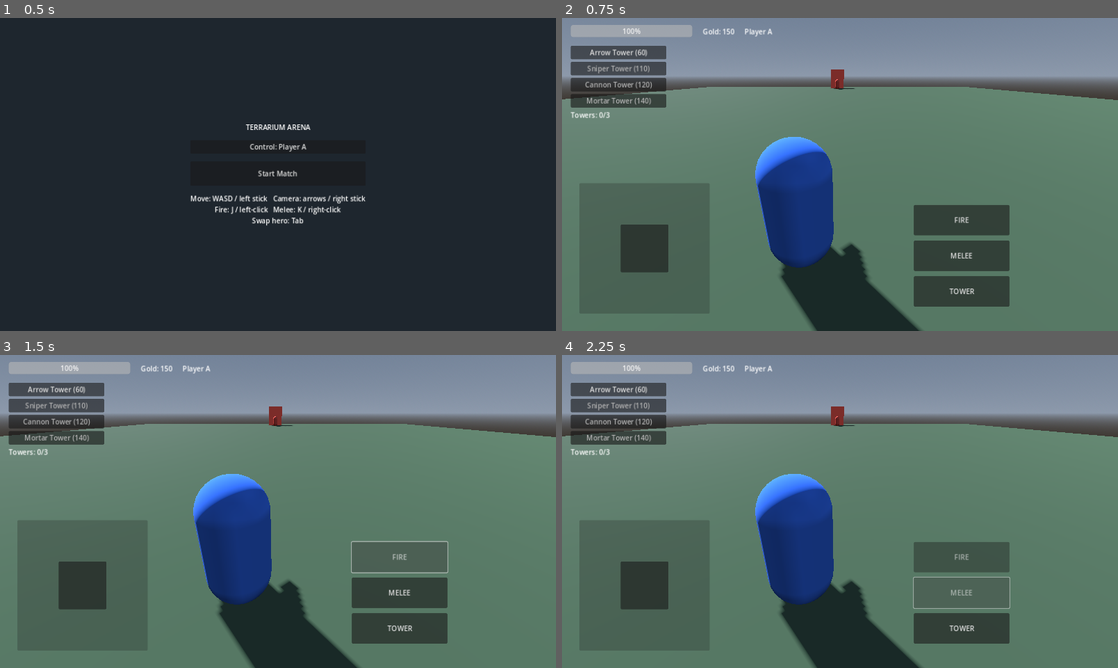
Above: before the commit, frames 1-4 (two rows, left to right).
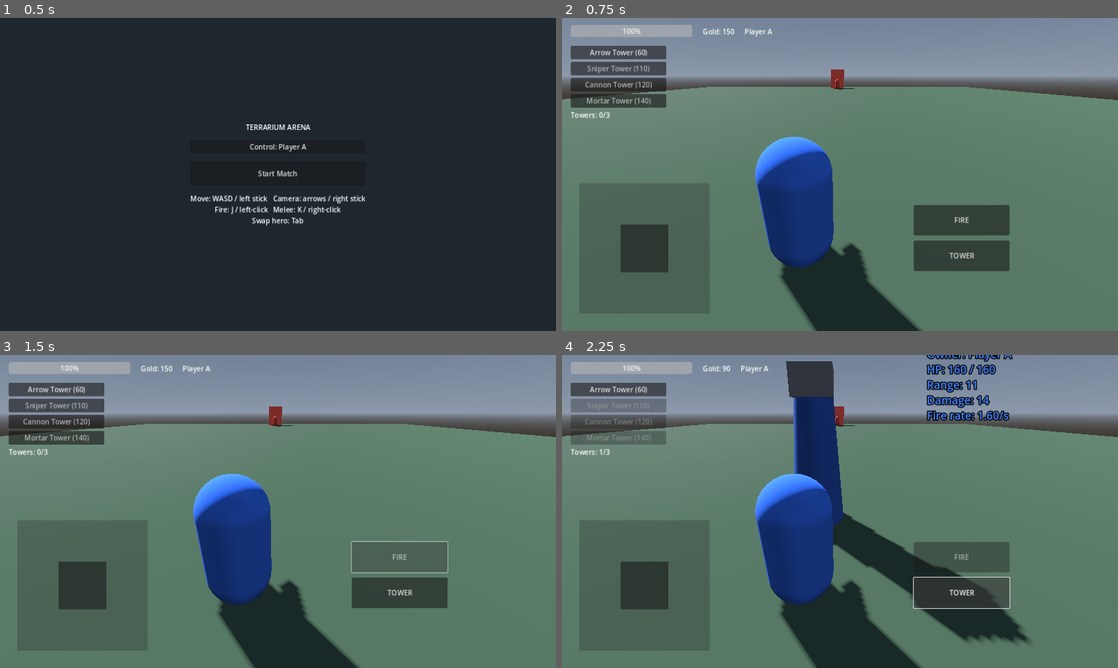
Above: after the commit, the same moments.

Repository: KevinFrazier/TerrariumGame
Game: Godot game, scene res://scenes/ui/lobby.tscn
Same seed, same stepped clock (60 frames per second), same inputs: the game is played once before the commit and once after it.
Inputs (mouse positions are in pixels of both pictures, inside the frame that each line leads up to):
- Up to frame 1 (0.5 s): no input
- Up to frame 2 (0.75 s): click "Start Match" at 0.5 s
- Up to frame 3 (1.5 s): click "FIRE" at 1.25 s
- Up to frame 4 (2.25 s): click (962, 592) at 2 s, where only the run before the commit has a clickable "MELEE"

Frame 1 is identical in both runs. In frame 2, 1.7% of the frame differs, in the area x 63-81%, y 74-93%; in frame 3, 1.7%; in frame 4, 12%, in the area x 1-85%, y 0-93%.

Commit message:
Auto-melee in range; fire and tower throw trigger on release
- Melee now swings automatically whenever an enemy is within range, so it needs
  no button. The melee area became an omnidirectional sphere around the hero
  (was a forward-facing box) and the MELEE button is removed from the HUD.
- The projectile fires on release of the fire button instead of while held.
- The tower throw arms on press (showing the arc) and throws on release, so the
  tower button is a momentary press-and-release instead of a toggle.

https://claude.ai/code/session_01Skn99HhTrFfZzm87aCd6zC

Diff:
--- a/scenes/entities/hero.tscn
+++ b/scenes/entities/hero.tscn
@@ -12,8 +12,8 @@
 radius = 0.5
 height = 2.0
 
-[sub_resource type="BoxShape3D" id="Shape_melee"]
-size = Vector3(1.6, 1.6, 1.8)
+[sub_resource type="SphereShape3D" id="Shape_melee"]
+radius = 2.0
 
 [sub_resource type="SphereShape3D" id="Shape_aggro"]
 radius = 13.0
@@ -49,7 +49,7 @@
 monitorable = false
 
 [node name="CollisionShape3D" type="CollisionShape3D" parent="Body/MeleeArea"]
-transform = Transform3D(1, 0, 0, 0, 1, 0, 0, 0, 1, 0, 1, -1.1)
+transform = Transform3D(1, 0, 0, 0, 1, 0, 0, 0, 1, 0, 1, 0)
 shape = SubResource("Shape_melee")
 
 [node name="CameraPivot" type="Node3D" parent="."]
--- a/scenes/ui/hud.tscn
+++ b/scenes/ui/hud.tscn
@@ -107,15 +107,10 @@
 toggle_mode = false
 text = "FIRE"
 
-[node name="MeleeButton" type="Button" parent="Actions"]
-custom_minimum_size = Vector2(140, 70)
-layout_mode = 2
-text = "MELEE"
-
 [node name="TowerButton" type="Button" parent="Actions"]
 custom_minimum_size = Vector2(140, 70)
 layout_mode = 2
-toggle_mode = true
+toggle_mode = false
 text = "TOWER"
 
 [node name="ResultPanel" type="Panel" parent="."]
--- a/scripts/entities/hero.gd
+++ b/scripts/entities/hero.gd
@@ -148,13 +148,18 @@
 	_facing = -cam_forward
 	_apply_facing(delta)
 
+	# Melee fires itself whenever an enemy steps into range.
+	_auto_melee()
+
 	if controlled:
+		# Hold the tower button to aim the arc, release to throw.
 		if Input.is_action_just_pressed("ability_1"):
-			set_tower_throw_armed(not _throw_armed)
-		if Input.is_action_pressed("fire"):
+			set_tower_throw_armed(true)
+		elif Input.is_action_just_released("ability_1"):
+			release_tower_throw()
+		# Projectile fires on release.
+		if Input.is_action_just_released("fire"):
 			fire()
-		if Input.is_action_just_pressed("melee"):
-			melee()
 
 	if _throw_armed:
 		_update_trajectory()
@@ -186,8 +191,8 @@
 
 # --- abilities (also called by HUD buttons) --------------------------------
 func fire() -> void:
+	# Don't shoot while aiming a tower throw; that gesture owns the release.
 	if _throw_armed:
-		_throw_tower()
 		return
 	if _fire_timer > 0.0 or health.is_dead() or projectile_scene == null:
 		return
@@ -208,6 +213,12 @@
 
 func is_tower_throw_armed() -> bool:
 	return _throw_armed
+
+## Throw the tower if currently aiming, then disarm (button released).
+func release_tower_throw() -> void:
+	if _throw_armed:
+		_throw_tower()
+	set_tower_throw_armed(false)
 
 func _throw_tower() -> void:
 	if _fire_timer > 0.0 or health.is_dead():
@@ -296,19 +307,26 @@
 	if _landing_marker:
 		_landing_marker.visible = false
 
+# Swing whenever the cooldown is ready and an enemy is in range.
+func _auto_melee() -> void:
+	if _melee_timer > 0.0 or health.is_dead():
+		return
+	if melee_area.has_overlapping_bodies():
+		melee()
+
 func melee() -> void:
 	if _melee_timer > 0.0 or health.is_dead():
 		return
-	_melee_timer = melee_cooldown_sec
+	var hit := false
 	for other in melee_area.get_overlapping_bodies():
 		if other.has_method("take_damage"):
 			other.take_damage(melee_damage, self)
+			hit = true
+	if hit:
+		_melee_timer = melee_cooldown_sec
 
 func get_fire_ready() -> float:
 	return 1.0 - (_fire_timer / fire_cooldown_sec) if fire_cooldown_sec > 0.0 else 1.0
-
-func get_melee_ready() -> float:
-	return 1.0 - (_melee_timer / melee_cooldown_sec) if melee_cooldown_sec > 0.0 else 1.0
 
 # --- damage / death --------------------------------------------------------
 func _on_died(_source: Node) -> void:
--- a/scripts/ui/hud.gd
+++ b/scripts/ui/hud.gd
@@ -15,7 +15,6 @@
 @onready var move_stick: VirtualJoystick = $MoveStick
 @onready var aim_stick: VirtualJoystick = $AimStick
 @onready var fire_button: Button = $Actions/FireButton
-@onready var melee_button: Button = $Actions/MeleeButton
 @onready var tower_button: Button = $Actions/TowerButton
 @onready var health_bar: ProgressBar = $TopBar/HealthBar
 @onready var currency_label: Label = $TopBar/CurrencyLabel
@@ -29,15 +28,25 @@
 	process_mode = Node.PROCESS_MODE_ALWAYS
 	result_panel.visible = false
 	fire_button.text = "FIRE"
-	melee_button.text = "MELEE"
 	back_button.pressed.connect(_on_back_pressed)
-	tower_button.toggled.connect(_on_tower_toggled)
+	# Projectile shoots on release; the tower throw arms on press, throws on release.
+	fire_button.button_up.connect(_on_fire_released)
+	tower_button.button_down.connect(_on_tower_pressed)
+	tower_button.button_up.connect(_on_tower_released)
 	aim_stick.set_sensitivity(GameState.aim_sensitivity)
 	EventBus.currency_changed.connect(_on_currency_changed)
 
-func _on_tower_toggled(pressed: bool) -> void:
+func _on_fire_released() -> void:
 	if _hero and is_instance_valid(_hero):
-		_hero.set_tower_throw_armed(pressed)
+		_hero.fire()
+
+func _on_tower_pressed() -> void:
+	if _hero and is_instance_valid(_hero):
+		_hero.set_tower_throw_armed(true)
+
+func _on_tower_released() -> void:
+	if _hero and is_instance_valid(_hero):
+		_hero.release_tower_throw()
 
 func set_active_hero(hero: Hero) -> void:
 	_hero = hero
@@ -53,14 +62,6 @@
 	_hero.set_aim_input(aim_stick.get_value())
 	health_bar.value = _hero.health.fraction() * 100.0
 	fire_button.modulate.a = lerpf(0.4, 1.0, _hero.get_fire_ready())
-	melee_button.modulate.a = lerpf(0.4, 1.0, _hero.get_melee_ready())
-	if fire_button.button_pressed:
-		_hero.fire()
-	if melee_button.button_pressed:
-		_hero.melee()
-	# Keep the toggle in sync (the hero disarms itself after a throw).
-	if tower_button.button_pressed != _hero.is_tower_throw_armed():
-		tower_button.set_pressed_no_signal(_hero.is_tower_throw_armed())
 	_update_tower_info()
 
 ## Float a world-space stats panel beside the nearest tower the hero stands by.
